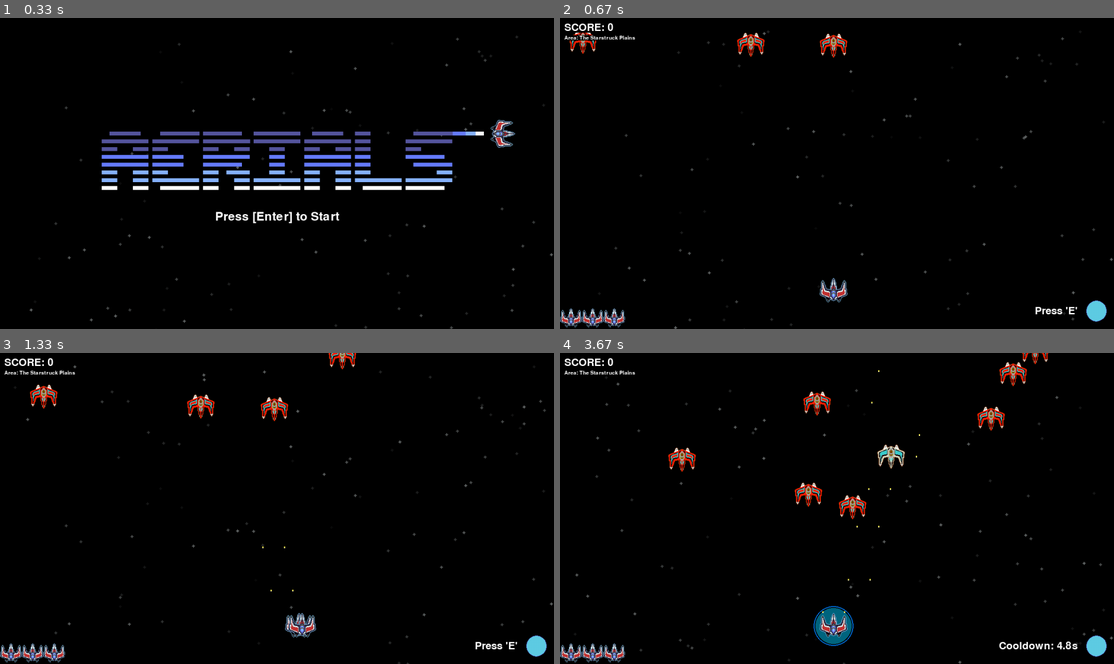
Above: before the commit, frames 1-4 (two rows, left to right).
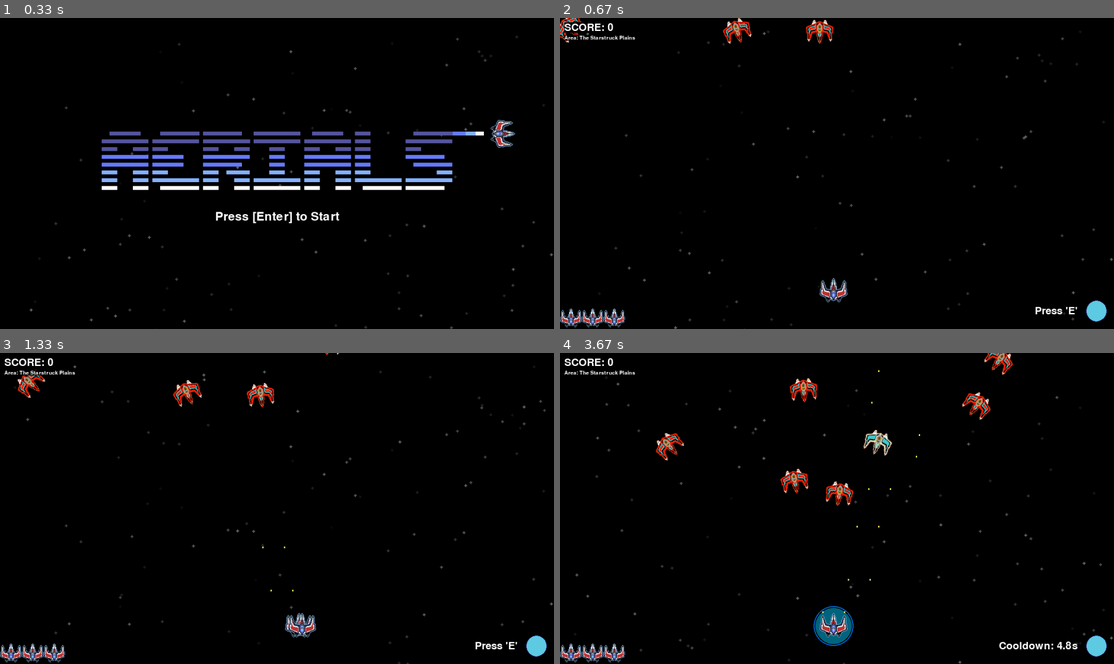
Above: after the commit, the same moments.

Repository: woelffer/gamedemo
Game: pygame game, started from pygamedemo.py
The game is run twice, just before and just after one commit, with the same random seed, the same clock (stepped at 60 frames per second) and the same inputs.
Inputs:
- Up to frame 1 (0.33 s): no input
- Up to frame 2 (0.67 s): tap Enter at 0.33 s
- Up to frame 3 (1.33 s): tap Space at 0.67, 1.07 s; hold D from 1 s (still down)
- Up to frame 4 (3.67 s): tap Space at 1.37, 1.57, 1.9, 2.2, 2.4, 2.7, 2.97, 3.3, 3.6 s; release D at 1.47 s; hold W 1.5-1.8 s; hold D 1.83-2.3 s; tap E at 1.98, 3.38 s; hold A 2.33-2.87 s; hold S 2.9-3.2 s; hold A 3.23-3.63 s

Frame 1 is identical in both runs. In frame 2, 1.1% of the frame differs, in the area x 0-52%, y 0-13%; in frame 3, 1.5%; in frame 4, 3.1%, in the area x 17-89%, y 0-54%.

Commit message:
Enemies now face the direction they are moving.

Diff:
--- a/Enemy.py
+++ b/Enemy.py
@@ -10,12 +10,16 @@
         self.base_speed = 200
         self.speed = self.base_speed
         self.health = 5
-        self.enemy_img = pygame.transform.rotate(self.enemy_img, 180)
+        #self.enemy_img = pygame.transform.rotate(self.enemy_img, 180)
+        self.dmg_img = pygame.transform.rotate(self.dmg_img, 180)
+        self.original_enemy_img = self.enemy_img #keep copy of the orginal image
+        self.original_dmg_img = self.dmg_img #keep copy of the original dmg image
         self.damaged = False
         self.damaged_time = 0 # Time when the enemy was last damaged
         self.death_sound = mixer.Sound("audio/retro-explosion-2.wav")
         self.death_sound.set_volume(0.6)
         self.sound_played = False #Flag to track if the sound has been played
+        self.angle = 0 #Initial angle
 
 
     def move_towards_player(self, player, dt):
@@ -31,15 +35,21 @@
             dx /= distance
             dy /= distance
 
+        self.angle = math.degrees(math.atan2(dy, dx)) +90
+
         #Update the enemy position
         self.pos_x += dx * self.speed * dt
         self.pos_y += dy * self.speed * dt
 
     def draw(self, screen):
+        #Rotate the enmey image based on the angle
+        rotated_enemy_img = pygame.transform.rotate(self.original_enemy_img, -self.angle)
+        rotated_dmg_img = pygame.transform.rotate(self.original_dmg_img, -self.angle)
+        rotated_rect = rotated_enemy_img.get_rect(center=(self.pos_x, self.pos_y))
         if self.damaged:
-            screen.blit(self.dmg_img, (self.pos_x, self.pos_y))
+            screen.blit(rotated_dmg_img, rotated_rect.topleft)
         else:
-            screen.blit(self.enemy_img, (self.pos_x, self.pos_y))
+            screen.blit(rotated_enemy_img, rotated_rect.topleft)
 
     def draw_dmg(self, screen):
     # Temporarily set the damaged flag and draw the damaged image
